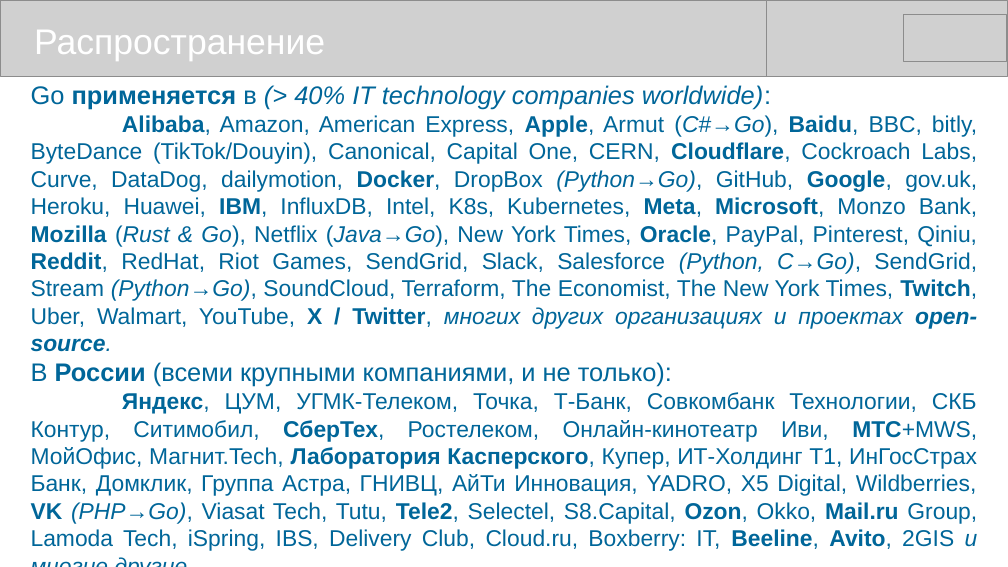
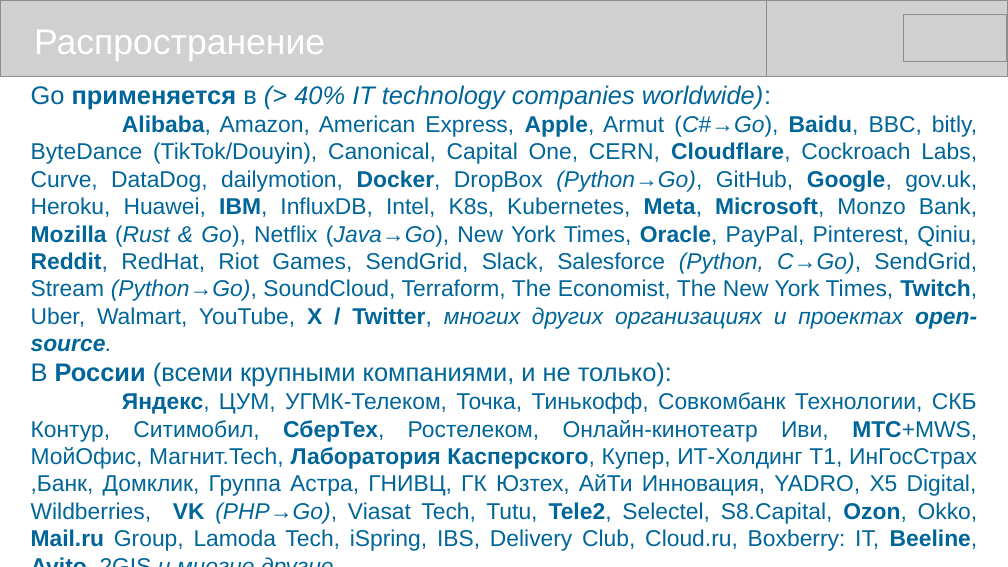
Before and after one commit to mike-shock/Go_language, a slide deck: slide 51 of Go_Preview.odp. Drawn at 1008x567 pixels with LibreOffice and Linux fonts; fonts in the diff are those of the drawing; grey boxes stand for pictures. Boxes give left, top, right and bottom in pixels: in the first picture for what was removed or moved away, otherwise in the second. Text is boxed around its words. In the diff, an @@ line names an element or a change of style, - is before the commit and + after.

```diff
--- a/Go_Preview.odp
+++ b/Go_Preview.odp
@@ text at (31,392,978,551): text changed @@
-Яндекс, ЦУМ, УГМК-Телеком, Точка, Т-Банк, Совкомбанк Технологии, СКБ Контур, Ситимобил, СберТех, Ростелеком, Онлайн-кинотеатр Иви, МТС+MWS, МойОфис, Магнит.Tech, Лаборатория Касперского, Купер, ИТ-Холдинг Т1, ИнГосСтрах Банк, Домклик, Группа Астра, ГНИВЦ, АйТи Инновация, YADRO, X5 Digital, Wildberries, VK (PHP→Go), Viasat Tech, Tutu, Tele2, Selectel, S8.Capital, Ozon, Okko, Mail.ru Group, Lamoda Tech, iSpring, IBS, Delivery Club, Cloud.ru, Boxberry: IT, Beeline, Avito, 2GIS и многие другие...
+Яндекс, ЦУМ, УГМК-Телеком, Точка, Тинькофф, Совкомбанк Технологии, СКБ Контур, Ситимобил, СберТех, Ростелеком, Онлайн-кинотеатр Иви, МТС+MWS, МойОфис, Магнит.Tech, Лаборатория Касперского, Купер, ИТ-Холдинг Т1, ИнГосСтрах ,Банк, Домклик, Группа Астра, ГНИВЦ, ГК Юзтех, АйТи Инновация, YADRO, X5 Digital, Wildberries, VK (PHP→Go), Viasat Tech, Tutu, Tele2, Selectel, S8.Capital, Ozon, Okko, Mail.ru Group, Lamoda Tech, iSpring, IBS, Delivery Club, Cloud.ru, Boxberry: IT, Beeline, Avito, 2GIS и многие другие...
```
Also in this commit, not shown: 3 other files.
